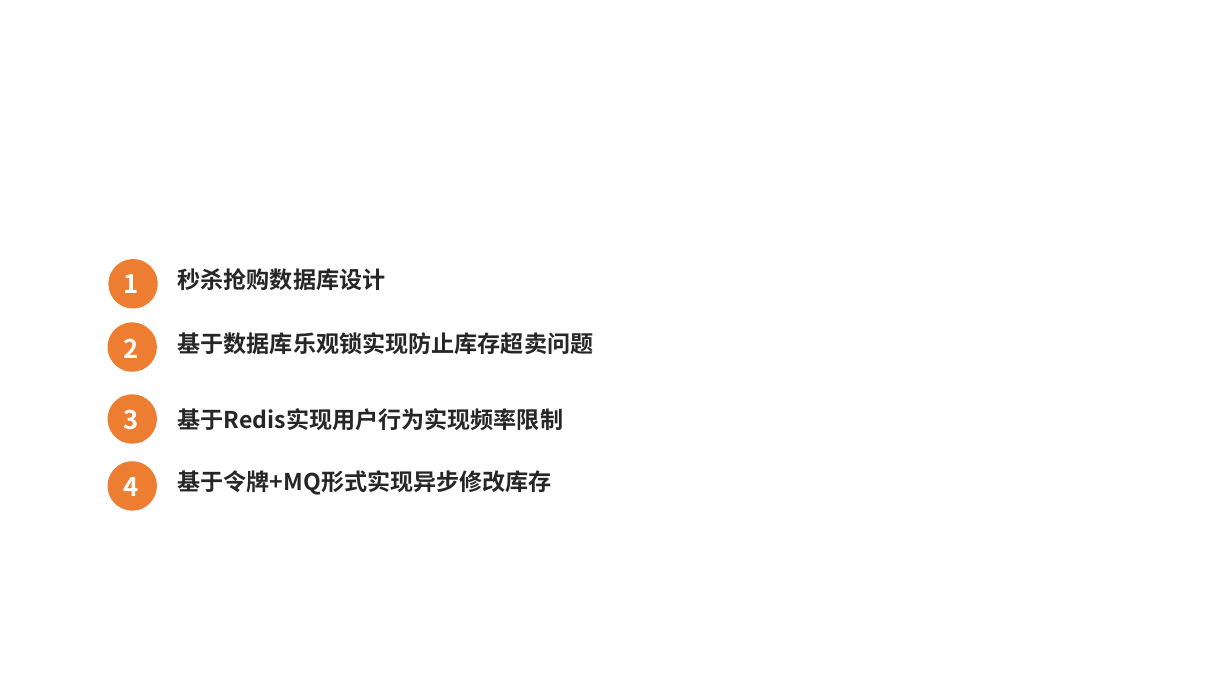
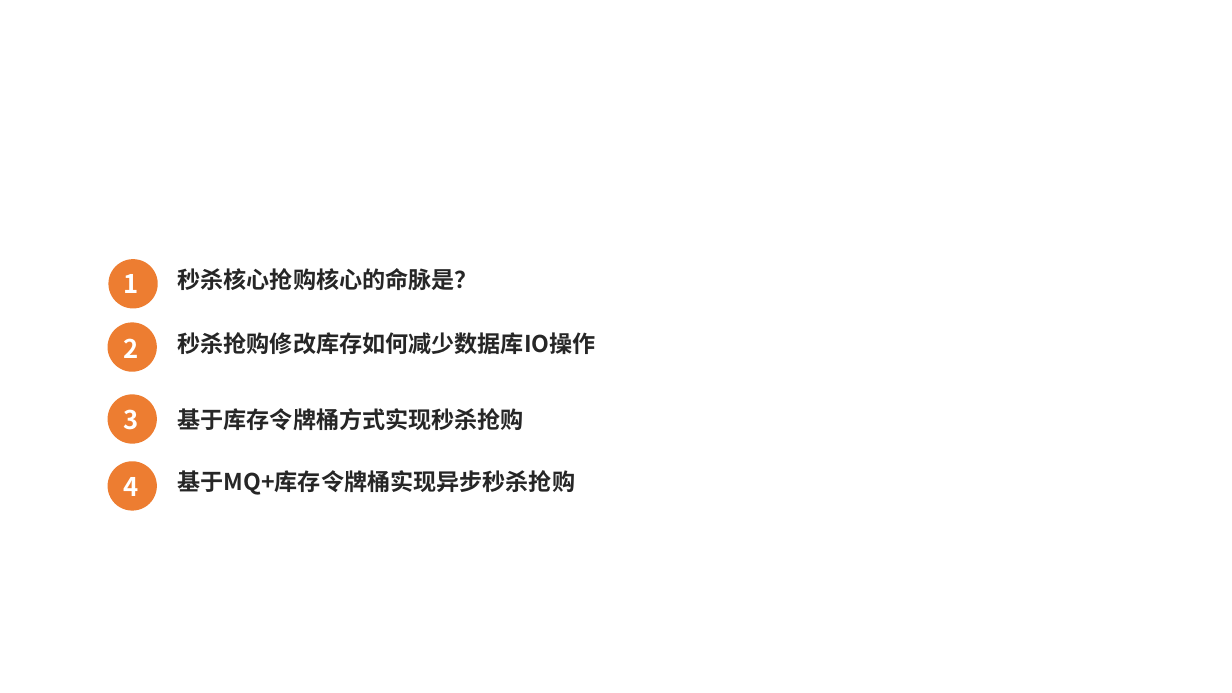
Before and after one commit to Aiden-Coding/java_learning, a slide deck: slide 3 of doc/Java实现秒杀抢购.pptx. Drawn at 1232x693 pixels with LibreOffice and Linux fonts; fonts in the diff are those of the drawing; background and template pictures are left out. Boxes give left, top, right and bottom in pixels: in the first picture for what was removed or moved away, otherwise in the second. Text is boxed around its words. In the diff, an @@ line names an element or a change of style, - is before the commit and + after.

```diff
--- a/doc/Java实现秒杀抢购.pptx
+++ b/doc/Java实现秒杀抢购.pptx
@@ text at [178,268,478,290]: text changed @@
-秒杀抢购数据库设计
+秒杀核心抢购核心的命脉是？
@@ text at [178,332,596,354]: text changed @@
-基于数据库乐观锁实现防止库存超卖问题
+秒杀抢购修改库存如何减少数据库IO操作
@@ text at [178,408,524,430]: text changed @@
-基于Redis实现用户行为实现频率限制
+基于库存令牌桶方式实现秒杀抢购
@@ text at [178,470,576,495]: text changed @@
-基于令牌+MQ形式实现异步修改库存
+基于MQ+库存令牌桶实现异步秒杀抢购
```
Also in this commit, not shown: 1 slide added, 13 other files.
